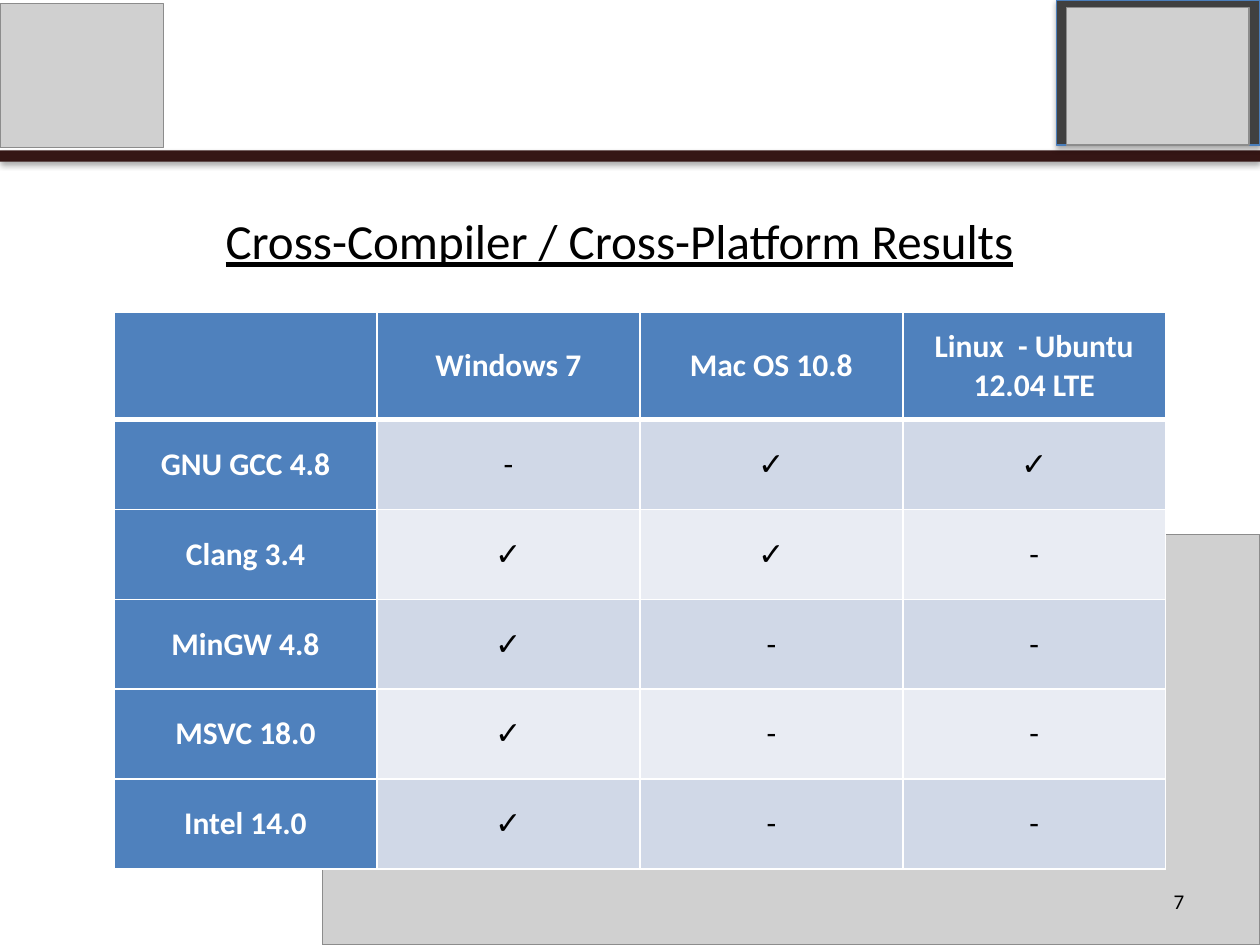
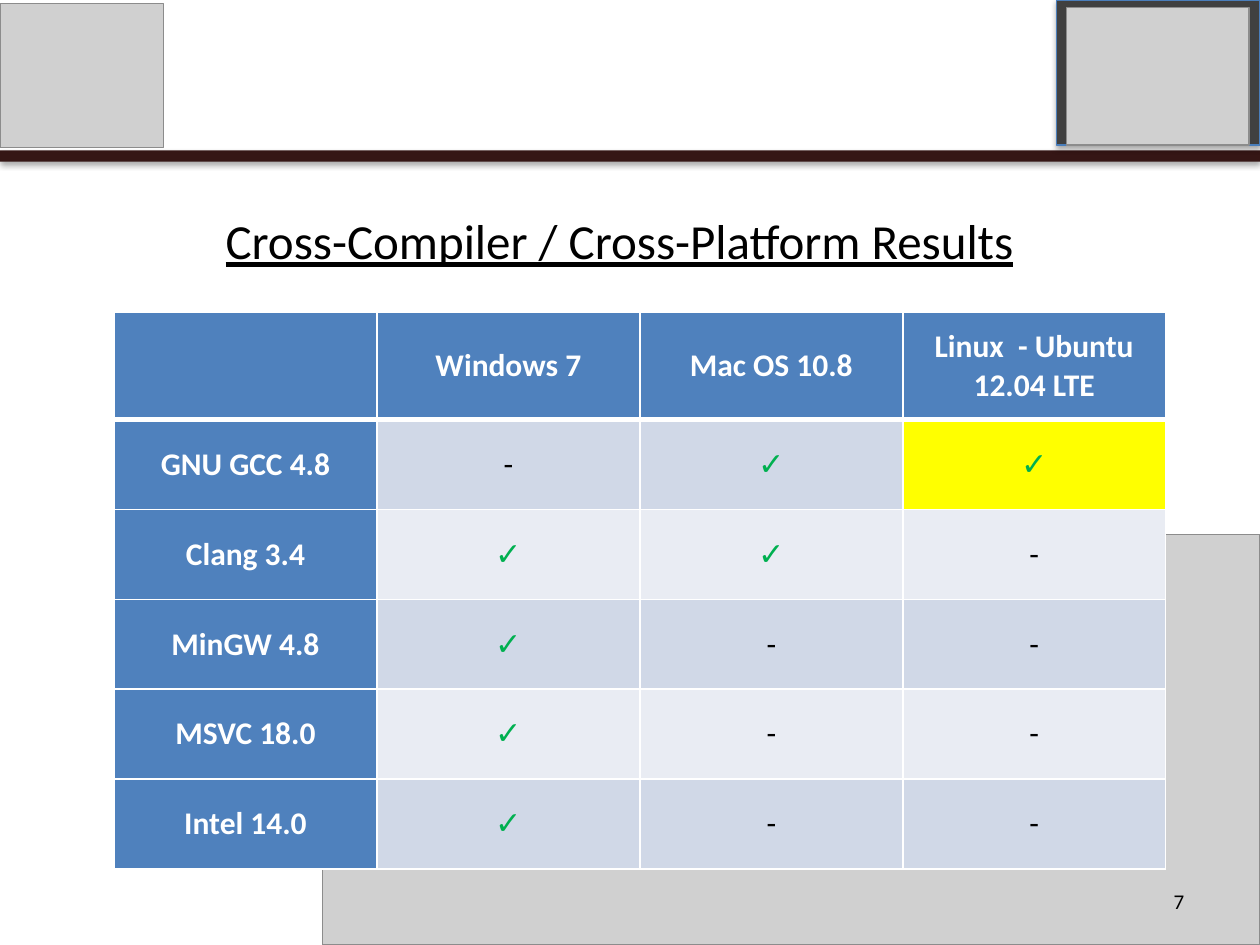
Before and after one commit to calebwherry/Concurrent-GARTH, a slide deck: slide 7 of doc/presentations/VT-CS-5510/Concurrent-GARTH.pptx. Drawn at 1260x945 pixels with LibreOffice and Linux fonts; fonts in the diff are those of the drawing; grey boxes stand for pictures; background and template pictures are left out. Boxes give left, top, right and bottom in pixels: in the first picture for what was removed or moved away, otherwise in the second. Text is boxed around its words. In the diff, an @@ line names an element or a change of style, - is before the commit and + after.

Commit message:
Finishing PPT.

```diff
--- a/doc/presentations/VT-CS-5510/Concurrent-GARTH.pptx
+++ b/doc/presentations/VT-CS-5510/Concurrent-GARTH.pptx
@@ table at [115,312,1168,869] @@
@@ fill #D0D8E8 to #FFFF00 in row 2, column 4 @@
@@ text colour #000000 to #00B050 in "✓", "✓", "✓", "✓" and 3 more places @@
```
Also in this commit, not shown: 1 other file.
